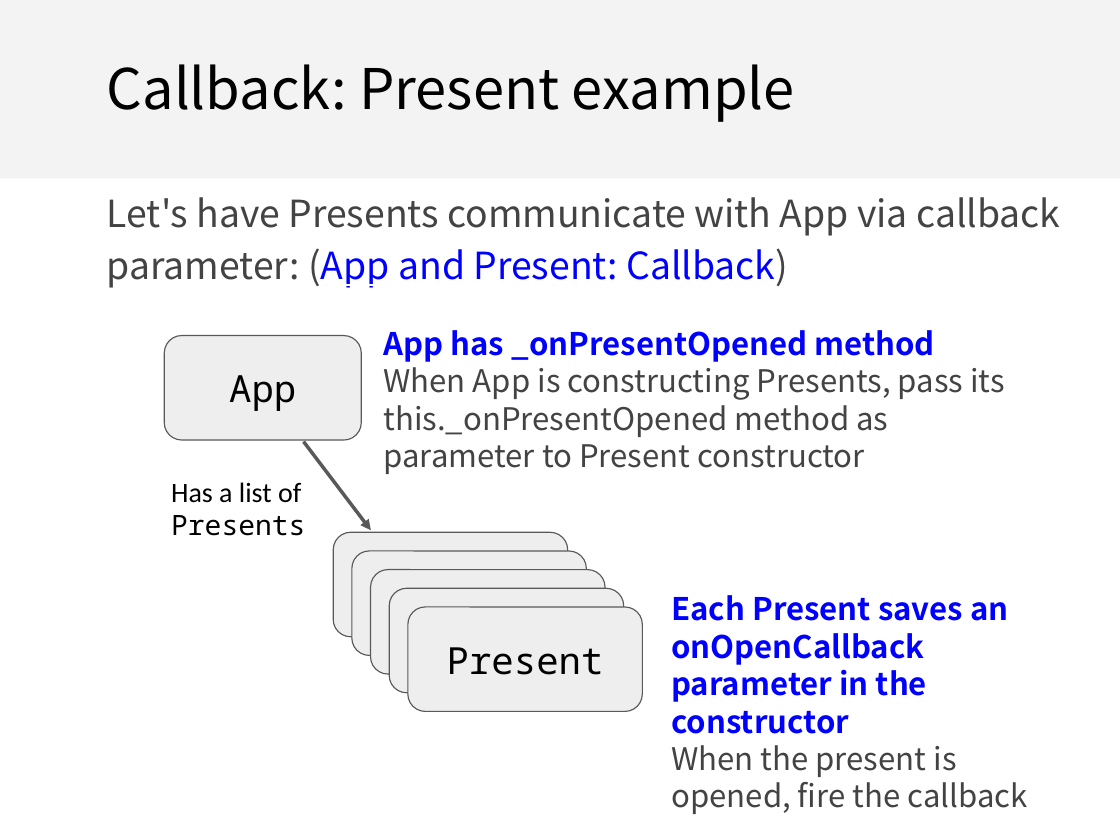
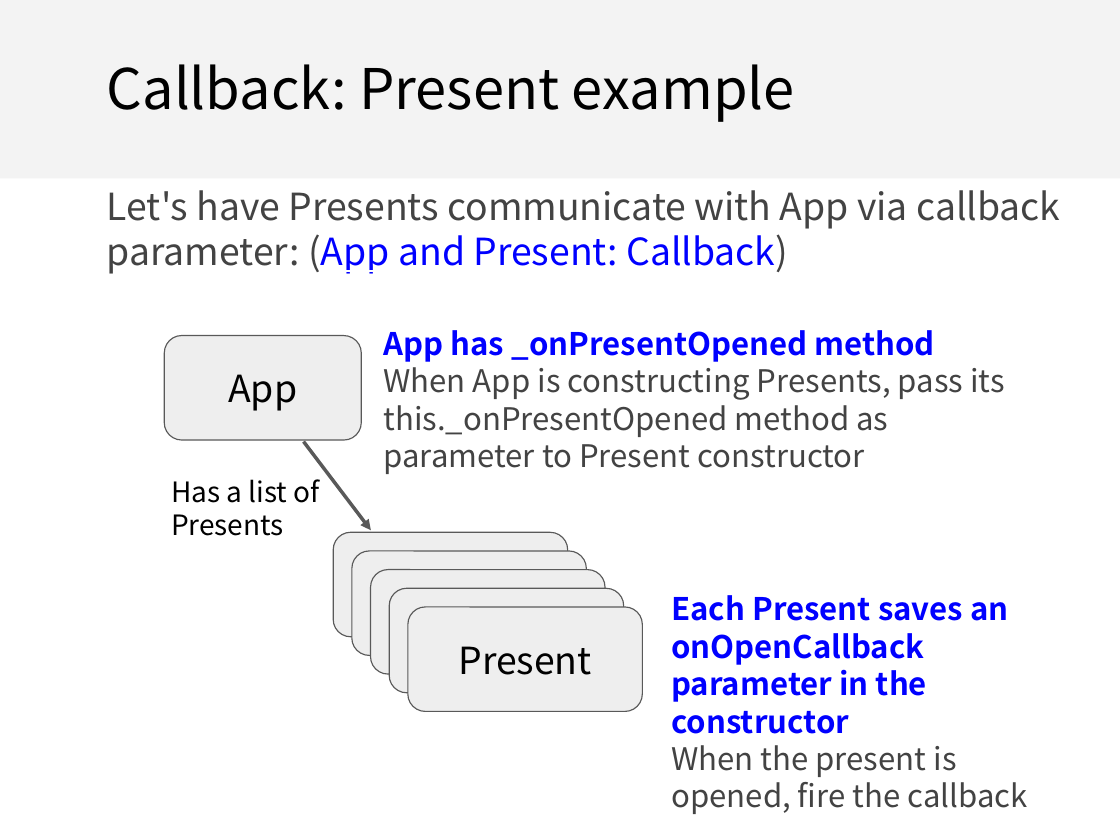
Before and after one commit to fullstackccu/fullstackccu.github.io, a slide deck: slide 53 of lectures/13/lecture13.pptx. Drawn at 1120x840 pixels with LibreOffice and Linux fonts; fonts in the diff are those of the drawing. Boxes give left, top, right and bottom in pixels: in the first picture for what was removed or moved away, otherwise in the second. Text is boxed around its words. In the diff, an @@ line names an element or a change of style, - is before the commit and + after.

```diff
--- a/lectures/13/lecture13.pptx
+++ b/lectures/13/lecture13.pptx
@@ text "Let's have Presents communicate with ..." at (107, 190, 1060, 274): line spacing 1.15 to 1 @@
@@ rounded rectangle "App" at (165, 336, 362, 440): font Noto Sans Mono to Noto Sans CJK SC @@
@@ text "Has a list of Presents" at (171, 479, 320, 536): font Calibri to Noto Sans CJK SC in "Has a list of"; font Noto Sans Mono to Noto Sans CJK SC in "Presents" @@
@@ rounded rectangle "Present" at (408, 607, 642, 711): font Noto Sans Mono to Noto Sans CJK SC @@
```
Also in this commit, not shown: 5 other slides changed, 1 other file.
